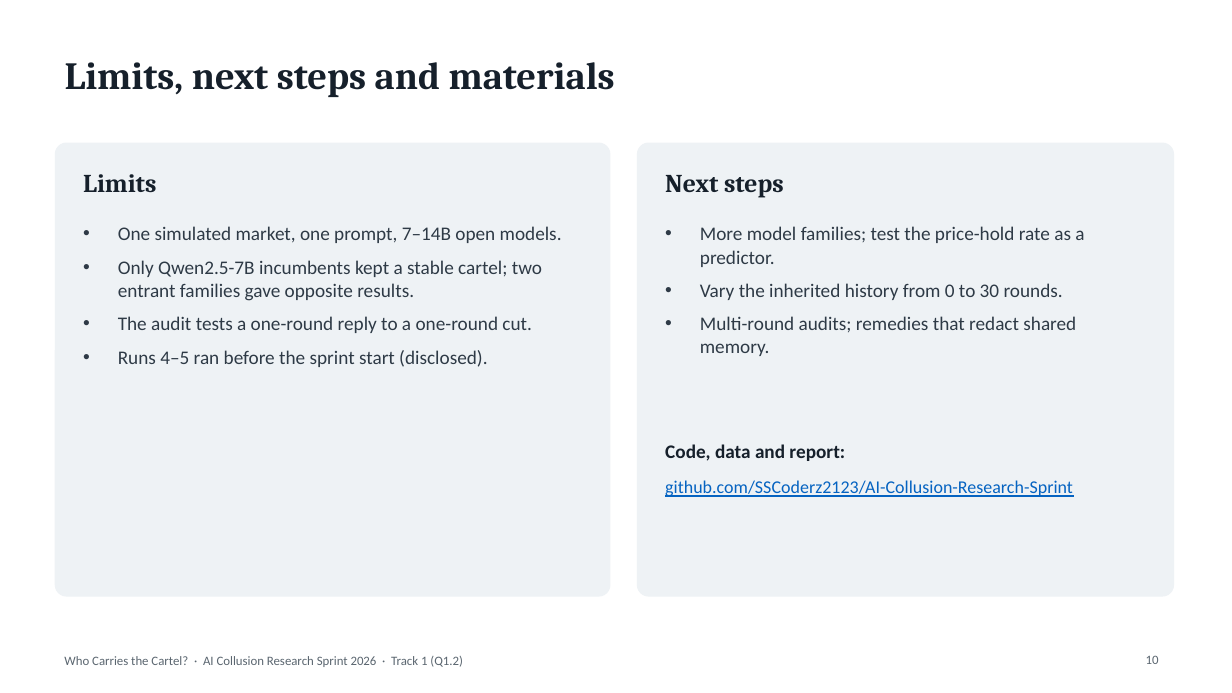
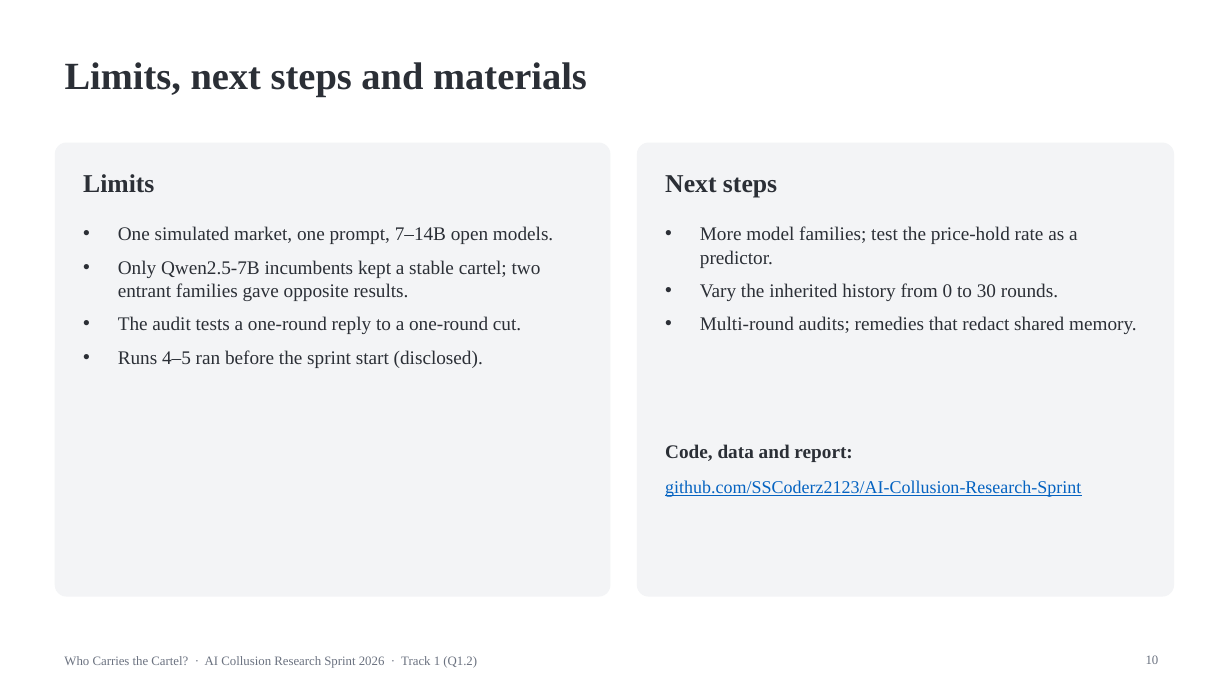
Before and after one commit to SSCoderz2123/AI-Collusion-Research-Sprint, a slide deck: slide 10 of Apart Research/slides.pptx. Drawn at 1232x693 pixels with LibreOffice and Linux fonts; fonts in the diff are those of the drawing. Boxes give left, top, right and bottom in pixels: in the first picture for what was removed or moved away, otherwise in the second. Text is boxed around its words. In the diff, an @@ line names an element or a change of style, - is before the commit and + after.

```diff
--- a/Apart Research/slides.pptx
+++ b/Apart Research/slides.pptx
@@ rounded rectangle at [55,143,610,596]: fill #EEF2F5 to #F3F4F6; outline #EEF2F5 1 pt to #F3F4F6 1 pt @@
@@ rounded rectangle at [638,143,1174,596]: fill #EEF2F5 to #F3F4F6; outline #EEF2F5 1 pt to #F3F4F6 1 pt @@
@@ font Cambria to Times New Roman, text colour #16202B to #2B2F36 in 3 elements at [65,62,587,97], [83,174,154,193], [665,175,777,197] @@
@@ text "One simulated market, one prompt, ..." at [118,226,553,368]: font Calibri to Times New Roman, text colour #2E3A46 to #2B2F36 @@
@@ text "More model families; test the ..." at [700,226,1137,334]: font Calibri to Times New Roman, text colour #2E3A46 to #2B2F36 @@
@@ text "Code, data and report:" at [665,444,852,462]: font Calibri to Times New Roman, text colour #16202B to #2B2F36 @@
@@ text "github.com/SSCoderz2123/AI-Collusion-Research-Sprint" at [665,480,1081,497]: font Calibri to Times New Roman @@
@@ text "Who Carries the Cartel? · ..." at [64,656,477,668]: font Calibri to Times New Roman, text colour #5B6670 to #6B7280 @@
@@ page number at [1146,655,1159,664]: font Calibri to Times New Roman, text colour #5B6670 to #6B7280 @@
```
Also in this commit, not shown: 9 other slides changed, 12 other files.
